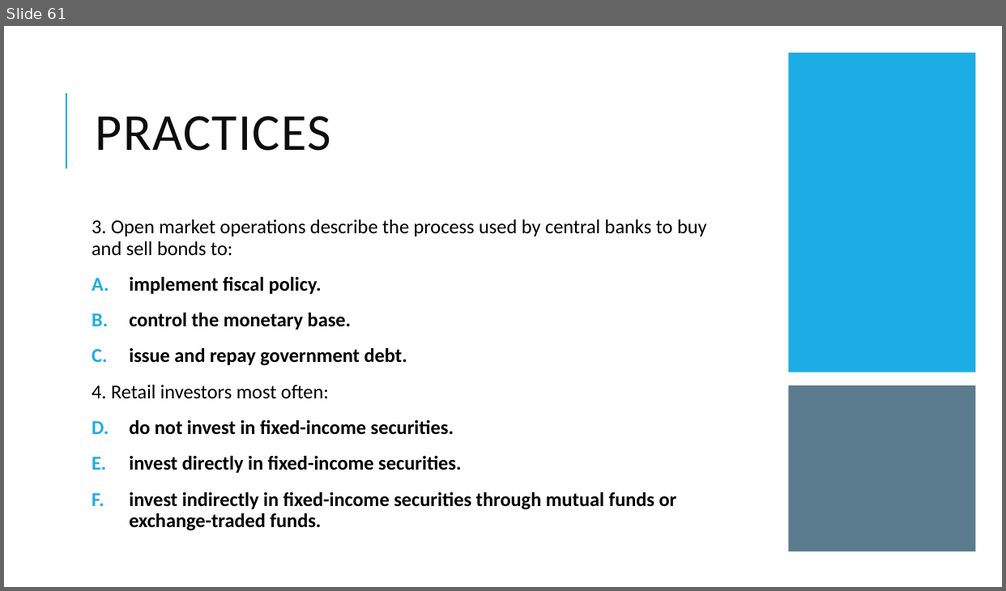
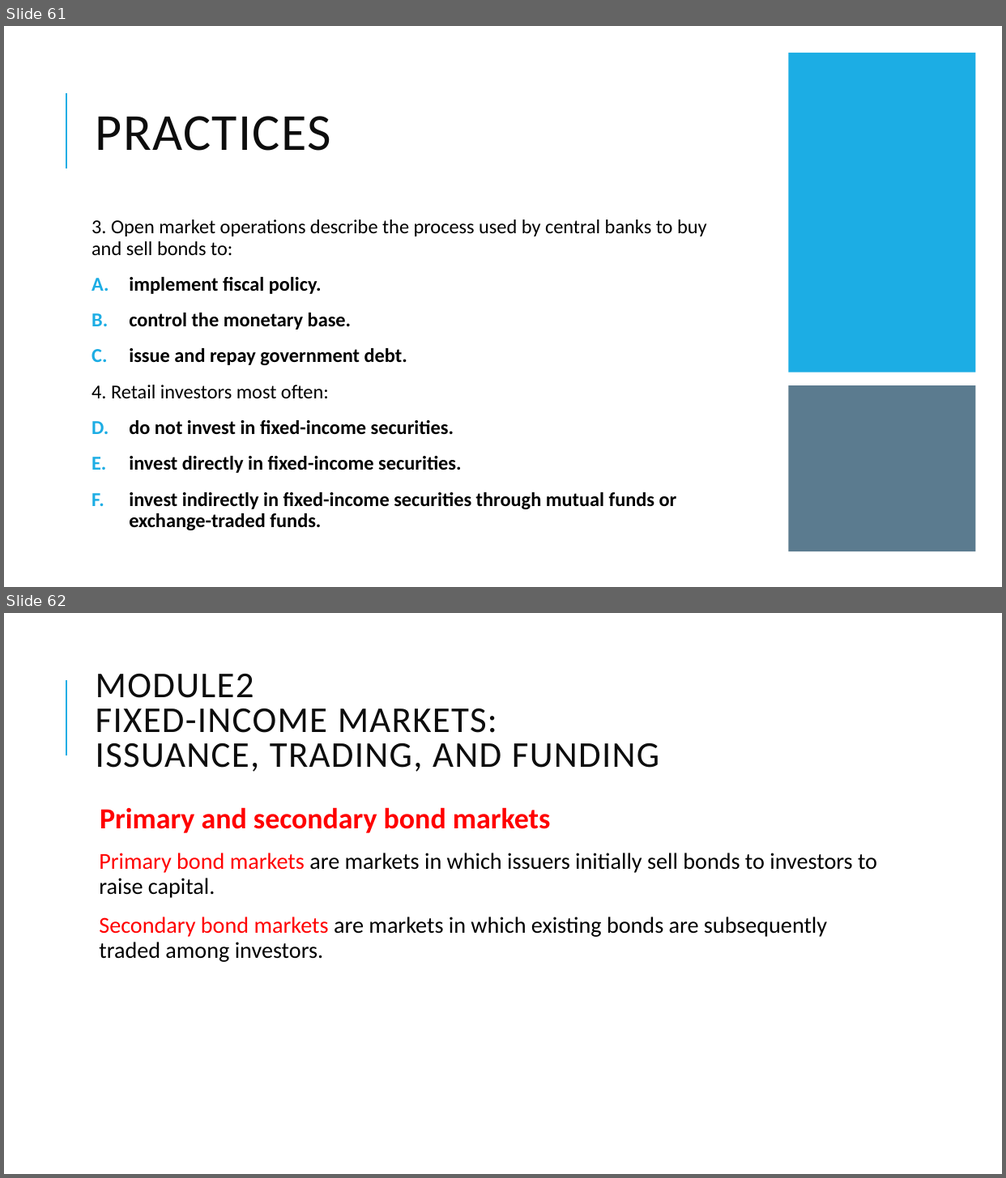
Before and after one commit to Isco0530/data, a slide deck: Fixed Income.pptx. Shown one above the other, each under a label of ours: slide 61 before the commit, slides 61 and 62 after it. The pictures are 1006x591 and 1006x1178 pixels, drawn with LibreOffice and Linux fonts; fonts in the diff are those of the drawing. Boxes give left, top, right and bottom in pixels: in the first picture for what was removed or moved away, otherwise in the second. Text is boxed around its words. In the diff, an @@ line names an element or a change of style, - is before the commit and + after.

```diff
--- a/Fixed Income.pptx
+++ b/Fixed Income.pptx
@@ slide 62 added at (x1=4, y1=613, x2=1002, y2=1174), background #FFFFFF; not listed: 1 template element that a slide beside it also shows @@
@@ title added at (x1=96, y1=674, x2=659, y2=772), 35 pt, text #0D0D0D @@
+MODULE2
+FIXED-INCOME MARKETS:
+ISSUANCE, TRADING, AND FUNDING
@@ text added at (x1=99, y1=807, x2=877, y2=962), 22 pt, text #000000 @@
+  Primary and secondary bond markets
+  Primary bond markets are markets in which issuers initially sell bonds to investors to raise capital.
+  Secondary bond markets are markets in which existing bonds are subsequently traded among investors.
```
Also in this commit, not shown: 1 slide changed, 2 other slides added, 1 other file.
